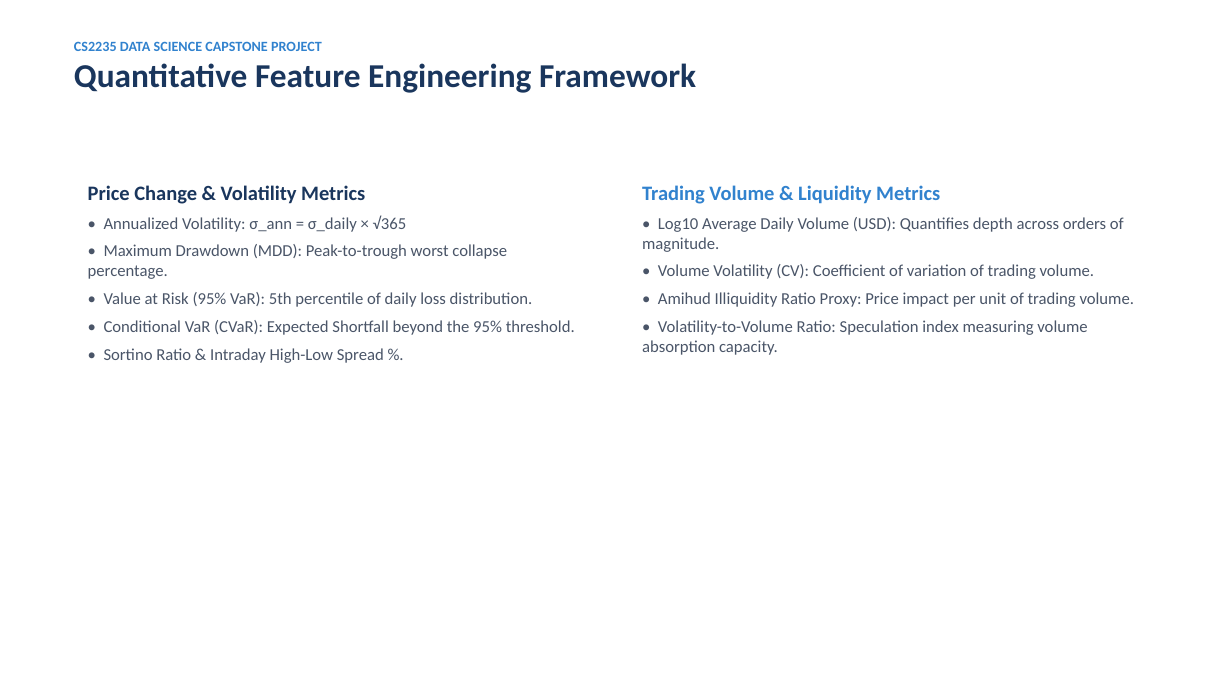
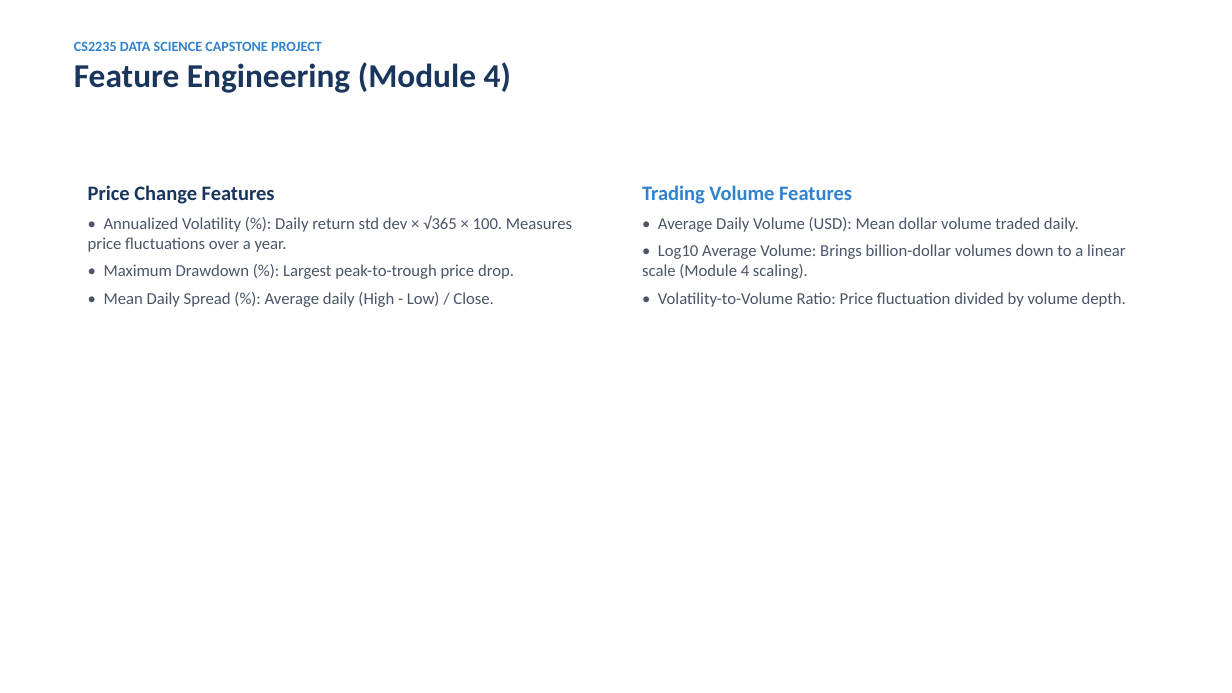
Before and after one commit to thanishasrao/Cryptocurrency-Risk-Analysis, a slide deck: slide 4 of presentation/crypto_risk_clustering_presentation.pptx. Drawn at 1232x693 pixels with LibreOffice and Linux fonts; fonts in the diff are those of the drawing. Boxes give left, top, right and bottom in pixels: in the first picture for what was removed or moved away, otherwise in the second. Text is boxed around its words. In the diff, an @@ line names an element or a change of style, - is before the commit and + after.

```diff
--- a/presentation/crypto_risk_clustering_presentation.pptx
+++ b/presentation/crypto_risk_clustering_presentation.pptx
@@ text at [74,62,511,93]: text changed @@
-Quantitative Feature Engineering Framework
+Feature Engineering (Module 4)
@@ text at [88,185,572,307]: text changed @@
-Price Change & Volatility Metrics
-• Annualized Volatility: σ_ann = σ_daily × √365
-• Maximum Drawdown (MDD): Peak-to-trough worst collapse percentage.
-• Value at Risk (95% VaR): 5th percentile of daily loss distribution.
-• Conditional VaR (CVaR): Expected Shortfall beyond the 95% threshold.
-• Sortino Ratio & Intraday High-Low Spread %.
+Price Change Features
+• Annualized Volatility (%): Daily return std dev × √365 × 100. Measures price fluctuations over a year.
+• Maximum Drawdown (%): Largest peak-to-trough price drop.
+• Mean Daily Spread (%): Average daily (High - Low) / Close.
@@ text at [642,185,1126,307]: text changed @@
-Trading Volume & Liquidity Metrics
-• Log10 Average Daily Volume (USD): Quantifies depth across orders of magnitude.
-• Volume Volatility (CV): Coefficient of variation of trading volume.
-• Amihud Illiquidity Ratio Proxy: Price impact per unit of trading volume.
-• Volatility-to-Volume Ratio: Speculation index measuring volume absorption capacity.
+Trading Volume Features
+• Average Daily Volume (USD): Mean dollar volume traded daily.
+• Log10 Average Volume: Brings billion-dollar volumes down to a linear scale (Module 4 scaling).
+• Volatility-to-Volume Ratio: Price fluctuation divided by volume depth.
```
Also in this commit, not shown: 7 other slides changed, 8 other files.
